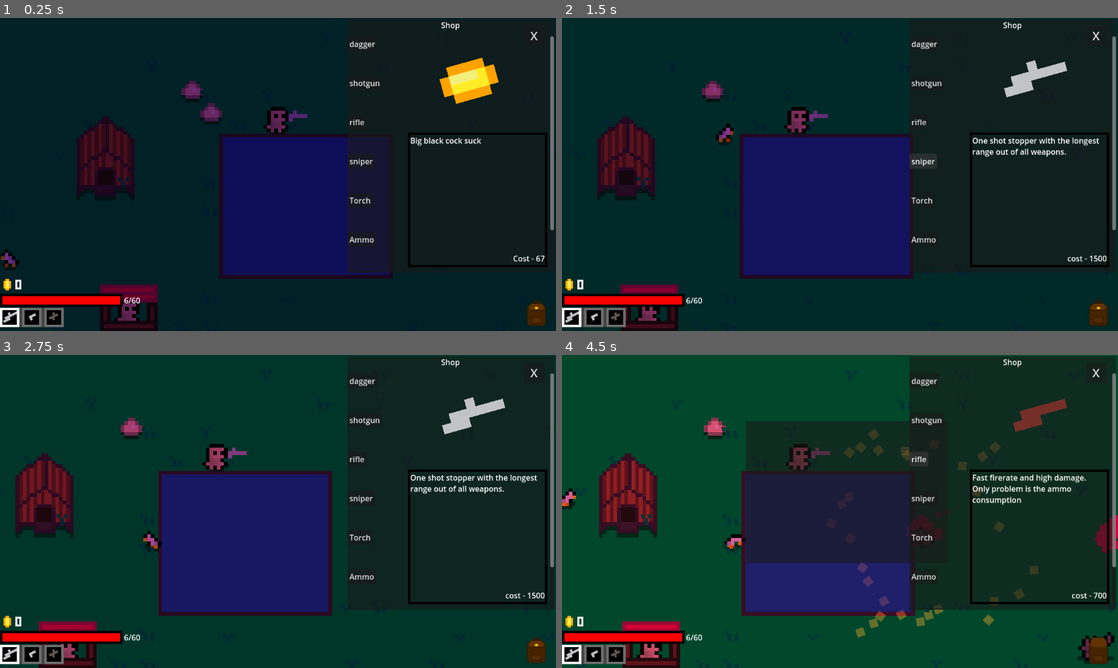
Above: before the commit, frames 1-4 (two rows, left to right).
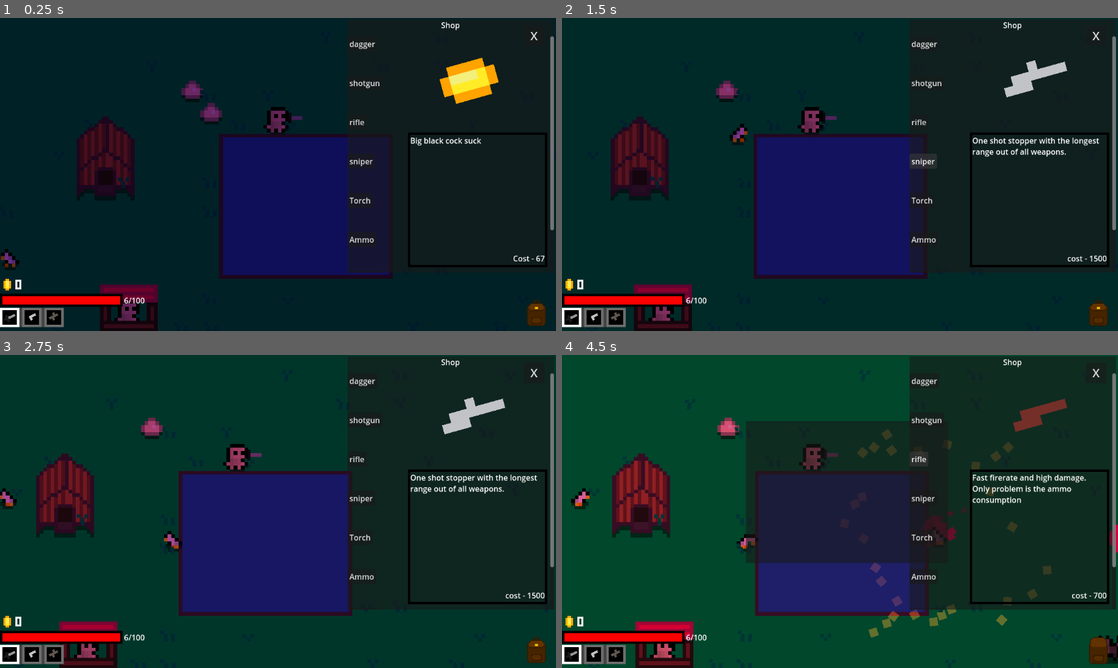
Above: after the commit, the same moments.

Repository: ArandomPsi/farmingsim
Game: Godot game, scene res://scenes/testmap.tscn
The game is run twice, just before and just after one commit, with the same random seed, the same clock (stepped at 60 frames per second) and the same inputs. The project has no main scene, so this scene is started directly.
Inputs (mouse positions are in pixels of both pictures, inside the frame that each line leads up to):
- Up to frame 1 (0.25 s): no input
- Up to frame 2 (1.5 s): click "dagger" at 0.5 s; click "sniper" at 1.25 s
- Up to frame 3 (2.75 s): tap Enter at 2 s; move the mouse to (400, 495) at 2.02 s; press the mouse at (400, 495) at 2.03 s; hold D (right) from 2.03 s (still down); tap Mouse wheel up (swapweapon) at 2.3 s
- Up to frame 4 (4.5 s): release D (right) at 2.75 s; release the mouse at (962, 495) at 2.75 s; click "TAB" at 2.75 s; click "shotgun" at 3.5 s; click "rifle" at 4.25 s

The runs differ from the first frame. In frame 1, 0.1% of the frame differs, in the area x 0-56%, y 29-98%; in frame 2, 5.7%; in frame 3, 8.5%, in the area x 0-64%, y 20-100%; in frame 4, 8.2%.

Commit message:
finished dagger

Diff:
--- a/script/player.gd
+++ b/script/player.gd
@@ -16,8 +16,8 @@
 var eggs : Array[Node] = [] # eggs currently carrying
 
 
-var weapons : Array = ["sniper", "glock", "uzi"] #uzi
-var magsizes : Array = [6,2,1,60] #sniper,glock,shotgun, uzi
+var weapons : Array = ["dagger", "glock", "uzi"] #uzi
+var magsizes : Array = [6,2,1,60,100] #sniper,glock,shotgun, uzi, dagger
 var currentmagsize : int = 6
 var currentweapon : int = 0
 var currentweaponname : String
@@ -75,7 +75,9 @@
 
 		#pew pew
 		if Input.is_action_just_pressed("shoot"):
-			if currentmagsize > 0 and reloadingframes < 1:
+			if currentweaponname == "dagger" and currentmagsize > 0:
+				pewpew()
+			elif currentmagsize > 0 and reloadingframes < 1:
 				pewpew()
 				currentmagsize -= 1
 
@@ -241,6 +243,11 @@
 			b.position = $pivot/guns.global_position
 			b.rotation = $pivot.rotation
 			b.position += b.transform.x * 30
+			b.frames = 7
+			b.speed = 1000
+			b.visible = false
+			b.damage = 15
+			dagger_tween()
 
 
 func createrope():
@@ -339,6 +346,9 @@
 		"uzi":
 			a = 1.6
 			currentmagsize = magsizes[3]
+		"dagger":
+			a = 1.8
+			currentmagsize = magsizes[4]
 
 	if not currentweaponname == pastweaponname:
 		camzoomtween(a)
@@ -361,3 +371,13 @@
 
 func damage(amount):
 	hp -= amount
+
+func dagger_tween():
+	currentmagsize = 0
+	var g = $pivot/guns
+	var tween = create_tween().set_trans(Tween.TRANS_CUBIC)
+	var og = g.position
+	tween.tween_property(g, "position", g.transform.x * Engine.get_frames_per_second() / 5 + g.position, 0.12).set_ease(Tween.EASE_IN)
+	tween.tween_property(g, "position", og, 0.2).set_ease(Tween.EASE_OUT)
+	await tween.finished
+	currentmagsize = 100
Not shown: 1 places in scenes/player/player.tscn that only renumber resources
